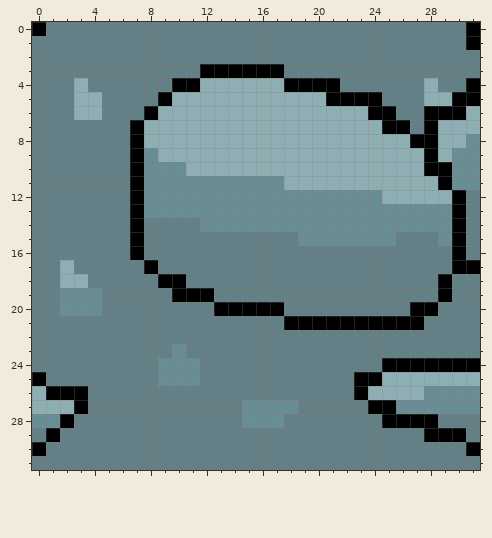
Pixel-art sprite -- sprites/Tileset/Tileset9.1.png. Above, as it was before the edit.
The file is 32x32 pixels.
After the commit:
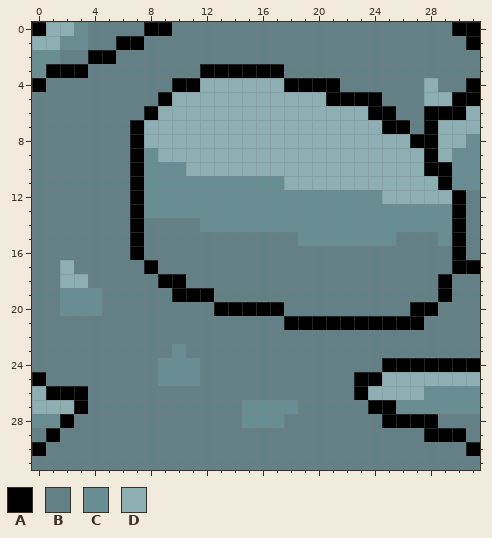
Palette (. is transparent): A #000000  B #628085  C #688e94  D #8daeb3
The edit:
Colour A replaces colour B in row 0 at x 8 to 9 and 30; in row 1 at x 6 to 7; in row 2 at x 4 to 5; in row 3 at x 1 to 3; in row 4 at x 0.
Colour B replaces colour D in row 4 at x 3; in rows 5 to 6 at x 3 to 4.
Colour C replaces colour B in row 0 at x 3; in row 1 at x 2 to 3; in row 2 at x 0 to 1; in row 3 at x 0.
Colour D replaces colour B in row 0 at x 1 to 2; in row 1 at x 0 to 1.
